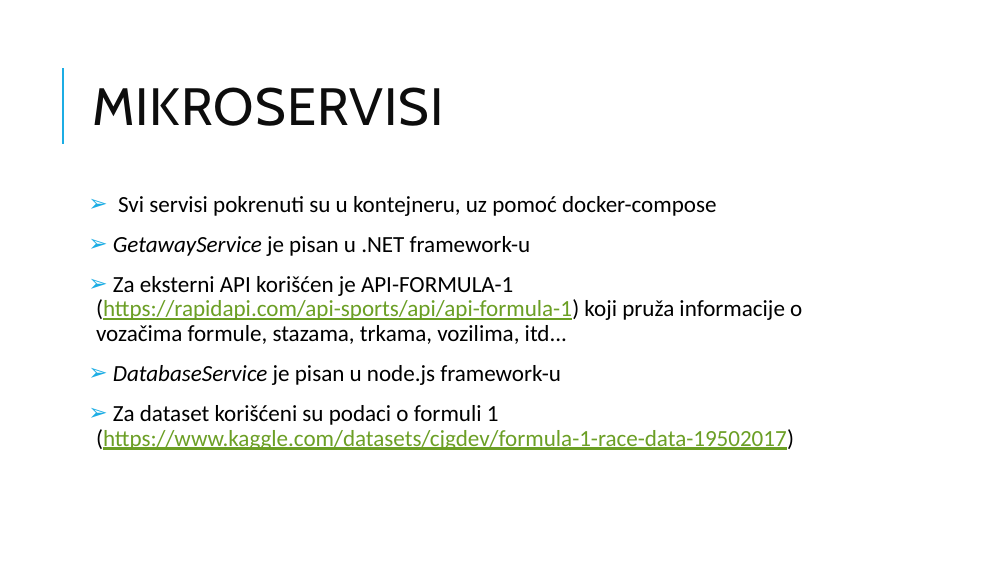
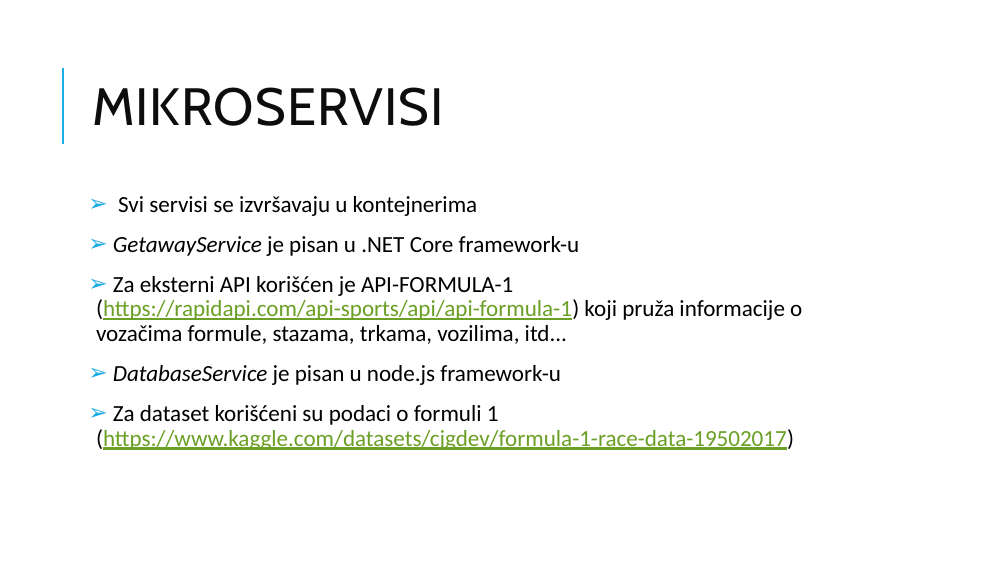
Before and after one commit to miljanasimic/SOA-Projekat, a slide deck: slide 3 of Prezentacija projekta/Prezentacija.pptx. Drawn at 1008x567 pixels with LibreOffice and Linux fonts; fonts in the diff are those of the drawing. Boxes give left, top, right and bottom in pixels: in the first picture for what was removed or moved away, otherwise in the second. Text is boxed around its words. In the diff, an @@ line names an element or a change of style, - is before the commit and + after.

```diff
--- a/Prezentacija projekta/Prezentacija.pptx
+++ b/Prezentacija projekta/Prezentacija.pptx
@@ text at (113, 196, 580, 256): text changed @@
-➢ Svi servisi pokrenuti su u kontejneru, uz pomoć docker-compose
-➢ GetawayService je pisan u .NET framework-u
+➢ Svi servisi se izvršavaju u kontejnerima
+➢ GetawayService je pisan u .NET Core framework-u
```
Also in this commit, not shown: 2 other slides changed, 6 slides added.
